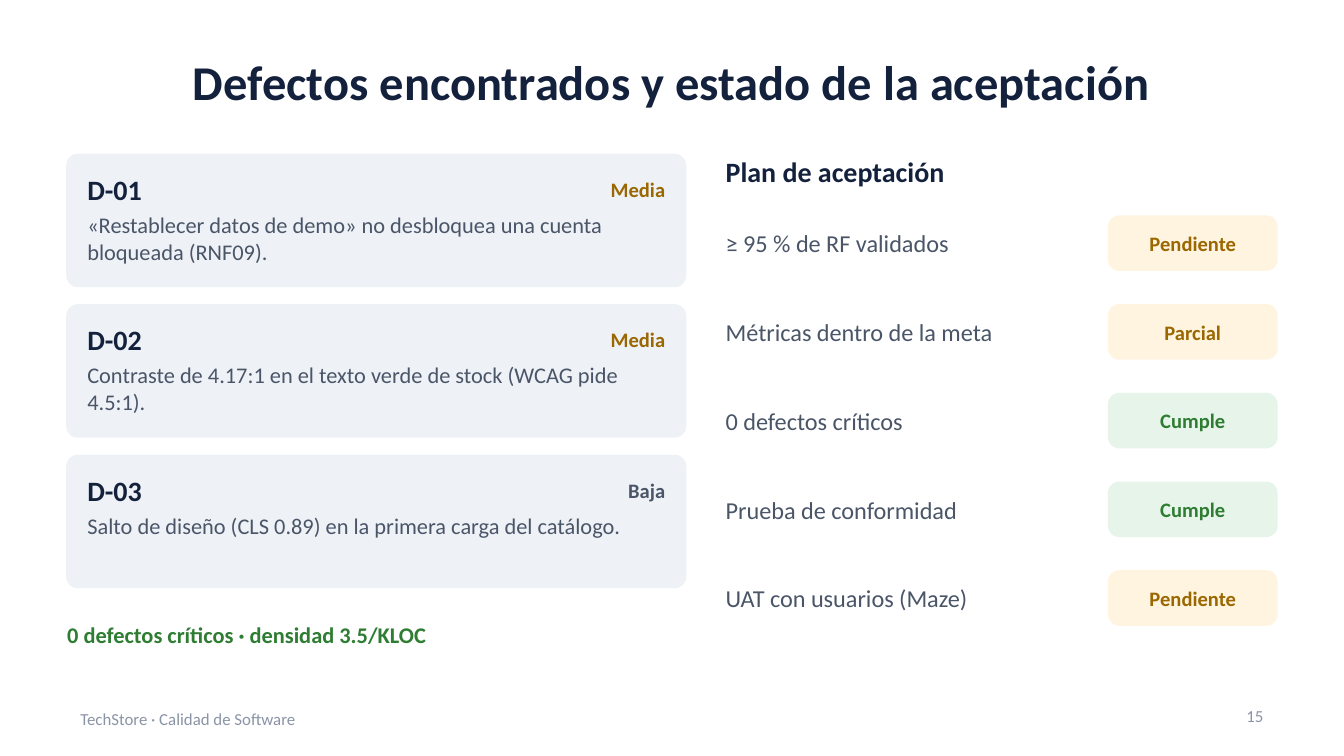
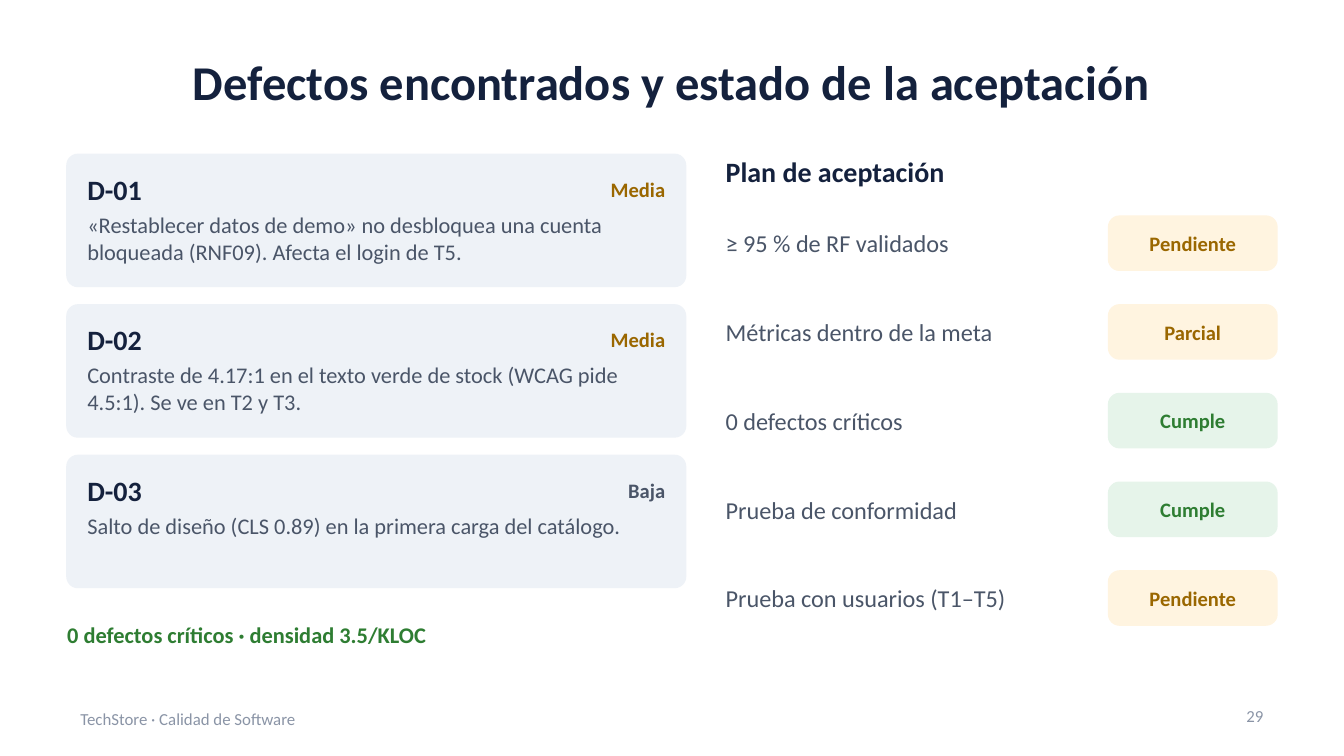
Before and after one commit to diegoaaron/calidadProyecto, a slide deck: slide 29 of docs/Presentacion_Pruebas_Calidad_Conformidad.pptx (slide 15 before the commit). Drawn at 1344x756 pixels with LibreOffice and Linux fonts; fonts in the diff are those of the drawing. Boxes give left, top, right and bottom in pixels: in the first picture for what was removed or moved away, otherwise in the second. Text is boxed around its words. In the diff, an @@ line names an element or a change of style, - is before the commit and + after.

Commit message:
Herramienta propia de usabilidad en lugar de Maze en los documentos
- Esquema, Plan de Pruebas, Plan de Calidad, Informe de HU y presentación
  del esquema: las menciones a Maze pasan a la herramienta propia
  (usabilidad.html).
- Nuevo documento de análisis de requerimientos, HU y resumen de planes.
- Presentación ampliada a 35 diapositivas.
- referencias/ excluida de git.

```diff
--- a/docs/Presentacion_Pruebas_Calidad_Conformidad.pptx
+++ b/docs/Presentacion_Pruebas_Calidad_Conformidad.pptx
@@ text at (x1=87, y1=217, x2=602, y2=264): text changed @@
-«Restablecer datos de demo» no desbloquea una cuenta bloqueada (RNF09).
+«Restablecer datos de demo» no desbloquea una cuenta bloqueada (RNF09). Afecta el login de T5.
@@ text at (x1=87, y1=367, x2=618, y2=414): text changed @@
-Contraste de 4.17:1 en el texto verde de stock (WCAG pide 4.5:1).
+Contraste de 4.17:1 en el texto verde de stock (WCAG pide 4.5:1). Se ve en T2 y T3.
@@ text at (x1=726, y1=589, x2=1005, y2=610): text changed @@
-UAT con usuarios (Maze)
+Prueba con usuarios (T1–T5)
@@ page number at (x1=1246, y1=711, x2=1263, y2=722): text changed @@
-15
+29
```
Also in this commit, not shown: 17 other slides changed, 15 slides added, 8 other files.
